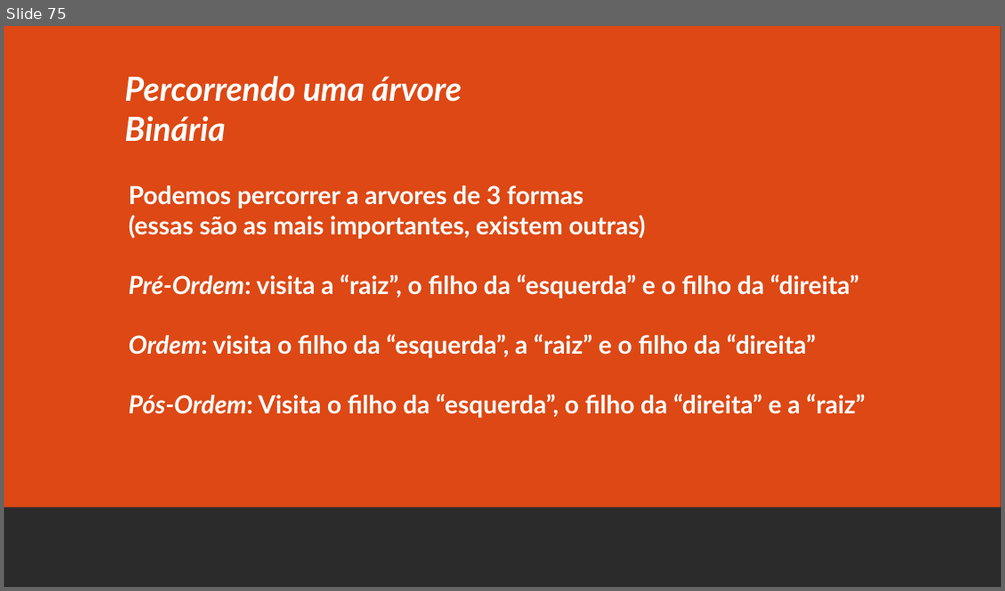
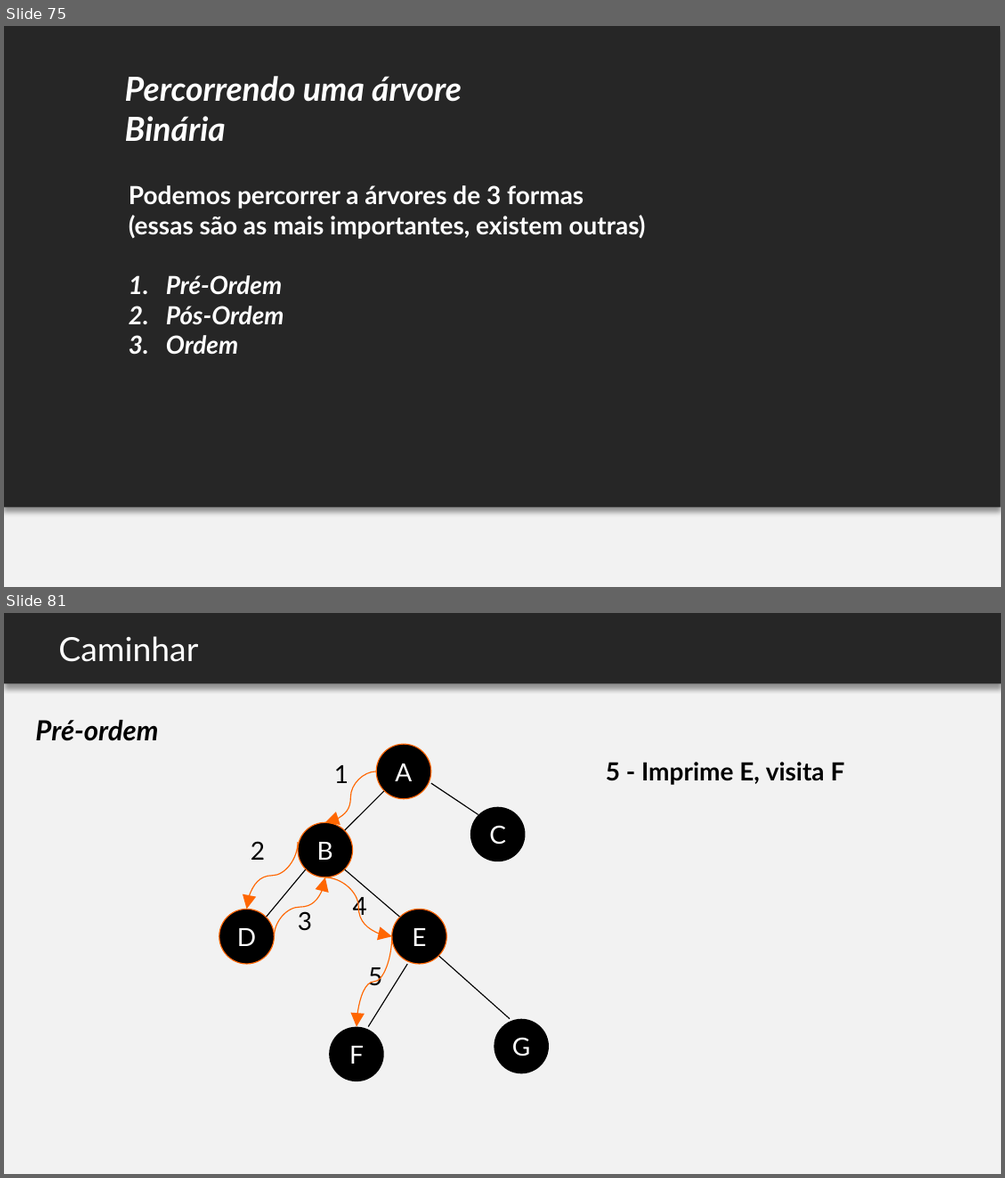
Before and after one commit to felipemarc/AED1_2016-2, a slide deck: ap_arvores/AED - arvores.pptx. Shown one above the other, each under a label of ours: slide 75 before the commit, slides 75 and 81 after it; the slides between them are not shown. The pictures are 1005x591 and 1005x1178 pixels, drawn with LibreOffice and Linux fonts; fonts in the diff are those of the drawing; background and template pictures are left out; a plain dark background stands for a picture behind light text. Boxes give left, top, right and bottom in pixels: in the first picture for what was removed or moved away, otherwise in the second. Text is boxed around its words. In the diff, an @@ line names an element or a change of style, - is before the commit and + after.

```diff
--- a/ap_arvores/AED - arvores.pptx
+++ b/ap_arvores/AED - arvores.pptx
@@ slide 81 added at (4,613,1001,1174), background #F2F2F2 @@
@@ rectangle added at (4,613,1001,684), fill #262626 @@
@@ text added at (58,636,198,662), 24 pt, text #FFFFFF @@
+Caminhar
@@ text added at (35,720,158,741), 20 pt, text #000000, bold, italic @@
+Pré-ordem
@@ curved arrow added from (376, 771) to (325, 822), #FF6600 0.75 pt @@
@@ text added at (334,765,348,783), 18 pt, text #000000 @@
+1
@@ text added at (606,762,845,785), 18 pt, text #000000, bold @@
+5 - Imprime E, visita F
@@ curved arrow added from (298, 843) to (246, 909), #FF6600 0.75 pt @@
@@ text added at (251,841,265,860), 18 pt, text #000000 @@
+2
@@ curved arrow added from (275, 936) to (325, 877), #FF6600 0.75 pt @@
@@ curved arrow added from (325, 877) to (392, 936), #FF6600 0.75 pt @@
@@ text added at (353,893,367,920), 18 pt, text #000000 @@
+4
@@ text added at (298,911,312,931), 18 pt, text #000000 @@
+3
@@ curved arrow added from (392, 936) to (356, 1027), #FF6600 0.75 pt @@
@@ group added at (219,744,549,1081): 7 ellipses, 6 lines @@
+A
+B
+D
+C
+E
+F
+G
@@ text added at (368,967,382,986), 18 pt, text #000000 @@
+5
@@ slide 75 changed as well @@
@@ background picture (left out) to #F2F2F2 @@
@@ rectangle at (4,26,1001,507): fill #DD4814 to #262626; shadow on @@
@@ text at (129,185,583,208): text changed @@
-Podemos percorrer a arvores de 3 formas
+Podemos percorrer a árvores de 3 formas
@@ text at (166,275,284,354): text changed; italic on @@
-Pré-Ordem: visita a “raiz”, o filho da “esquerda” e o filho da “direita”
-Ordem: visita o filho da “esquerda”, a “raiz” e o filho da “direita”
-Pós-Ordem: Visita o filho da “esquerda”, o filho da “direita” e a “raiz”
+1. Pré-Ordem
+2. Pós-Ordem
+3. Ordem
```
Also in this commit, not shown: 83 other slides changed, 52 other slides added, 16 slides removed.
